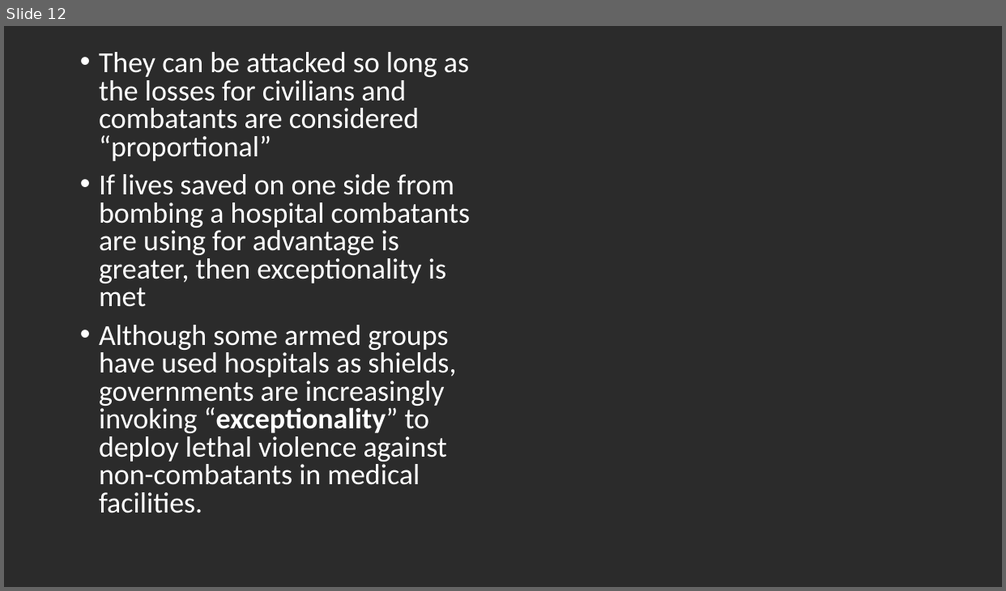
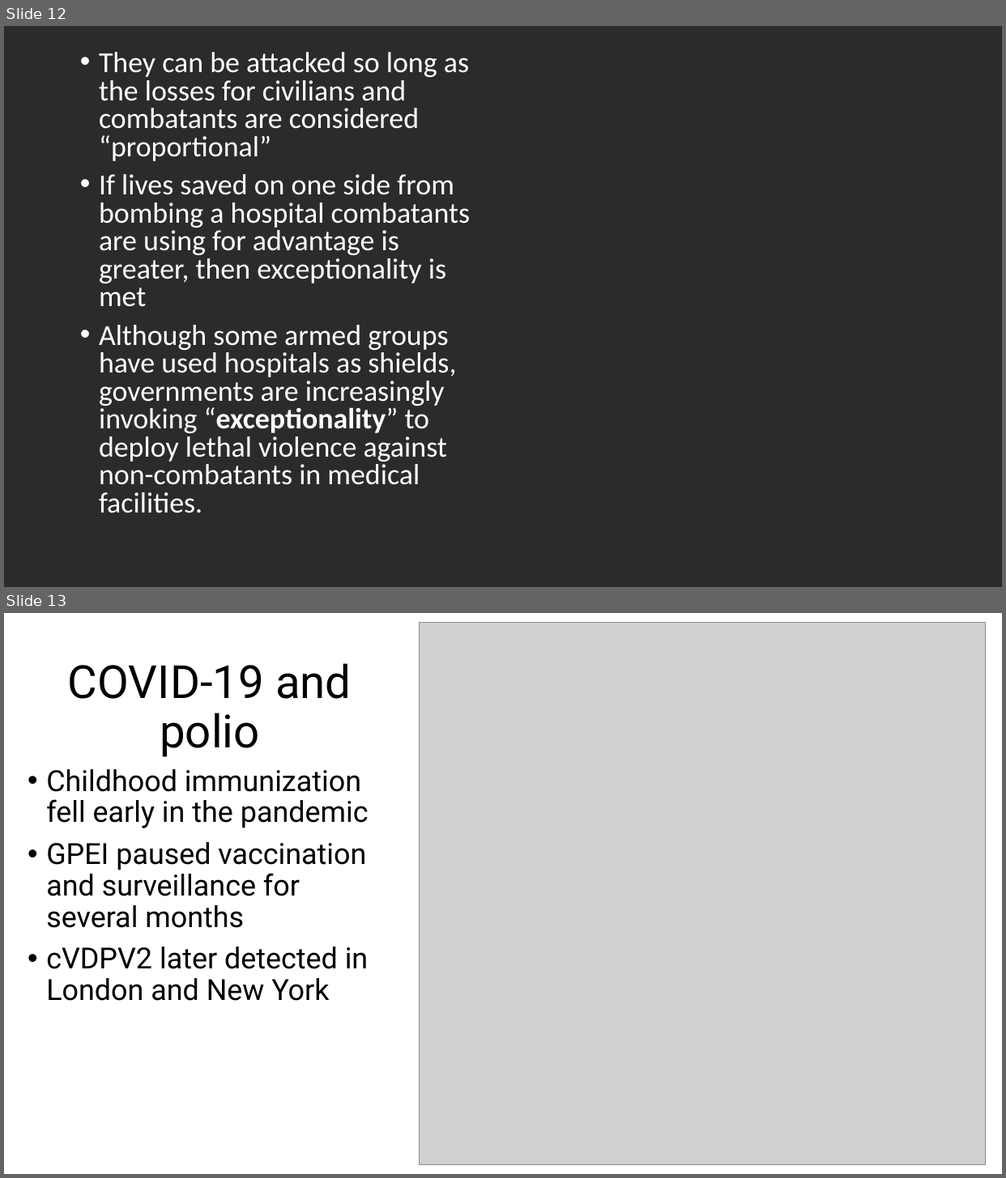
Before and after one commit to tstallins/tstallins.github.io, a slide deck: courses/261/politicalonline.pptx. Shown one above the other, each under a label of ours: slide 12 before the commit, slides 12 and 13 after it. The pictures are 1006x591 and 1006x1178 pixels, drawn with LibreOffice and Linux fonts; fonts in the diff are those of the drawing; grey boxes stand for pictures; background and template pictures are left out; a plain dark background stands for a picture behind light text. Boxes give left, top, right and bottom in pixels: in the first picture for what was removed or moved away, otherwise in the second. Text is boxed around its words. In the diff, an @@ line names an element or a change of style, - is before the commit and + after.

```diff
--- a/courses/261/politicalonline.pptx
+++ b/courses/261/politicalonline.pptx
@@ slide 13 added at [4,613,1002,1174], background #FFFFFF @@
@@ picture added at [419,622,986,1165] @@
@@ title added at [68,663,351,757], 44 pt, text #000000 @@
+COVID-19 and polio
@@ text added at [46,769,368,1001], 28 pt, text #000000 @@
+• Childhood immunization fell early in the pandemic
+• GPEI paused vaccination and surveillance for several months
+• cVDPV2 later detected in London and New York
```
Also in this commit, not shown: 9 other slides added.
